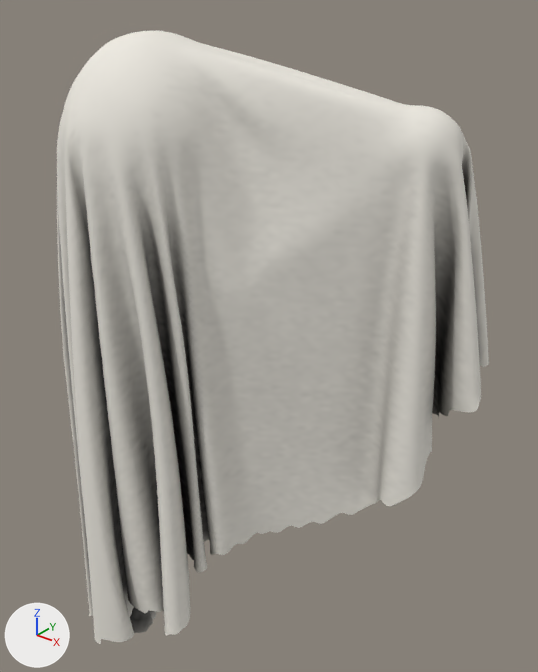
A saved change to the glTF model site/models/ghost-broker.glb.
One viewpoint serves both versions: a camera (50 mm lens) standing at (1.297, -1.21, 1.912) and looking at (0.165, 0.204, 1.035). Lighting does not change. The marker at lower left points along +X, +Y and +Z. The older version comes first.

In view in the first picture: 'Sheet'.
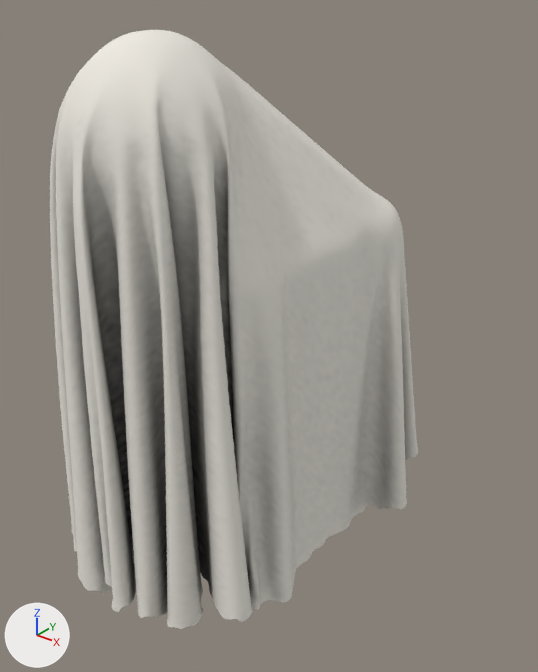
The change in detail:
me_grid_001 is used by ob_sheet; location (0.167, 0.08, 0.956); scale (0.845, 0.845, 0.845).
me_grid_001 had 40879 vertices, 80832 faces and spanned x -0.68..0.68, y -0.47..0.47, z -1.0..1.0.
me_grid_001 now has 40879 vertices, 80832 faces and spans x -0.63..0.63, y -0.65..0.65, z -1.0..1.0.
me_grid_001 part 1: 40879 of 40879 vertices moved; they spanned x -0.68..0.68, y -0.47..0.47, z -1.0..1.0 and now span x -0.63..0.63, y -0.65..0.65, z -1.0..1.0; mean shift (0.14, -0.1, -0.16).
me_grid_001 part 2: 74265 kept faces spanning x -0.63..0.63, y -0.65..0.65, z -1.0..1.0 get new vertex colours.
Object 'Sheet' (ob_sheet) moves from (0.167, 0.08, 0.956) to (0.038, 0.15, 1.07).
Object 'Sheet' (ob_sheet) is rescaled from (0.845, 0.845, 0.845) to (0.732, 0.732, 0.732).

Location of each change, [x1, y1, x2, y2] in pixels of the pictures (538 x 672 px; the box of a moved part takes in the faces that stretch with it):
'Sheet', reshaped, moved, rescaled (15% narrower): before [57, 31, 489, 644]; after [50, 30, 418, 629]
part 1 of me_grid_001, moved or reshaped: before [57, 31, 489, 612]; after [50, 30, 418, 618]
part 2 of me_grid_001, recoloured: before [57, 31, 488, 644]; after [50, 31, 418, 629]
